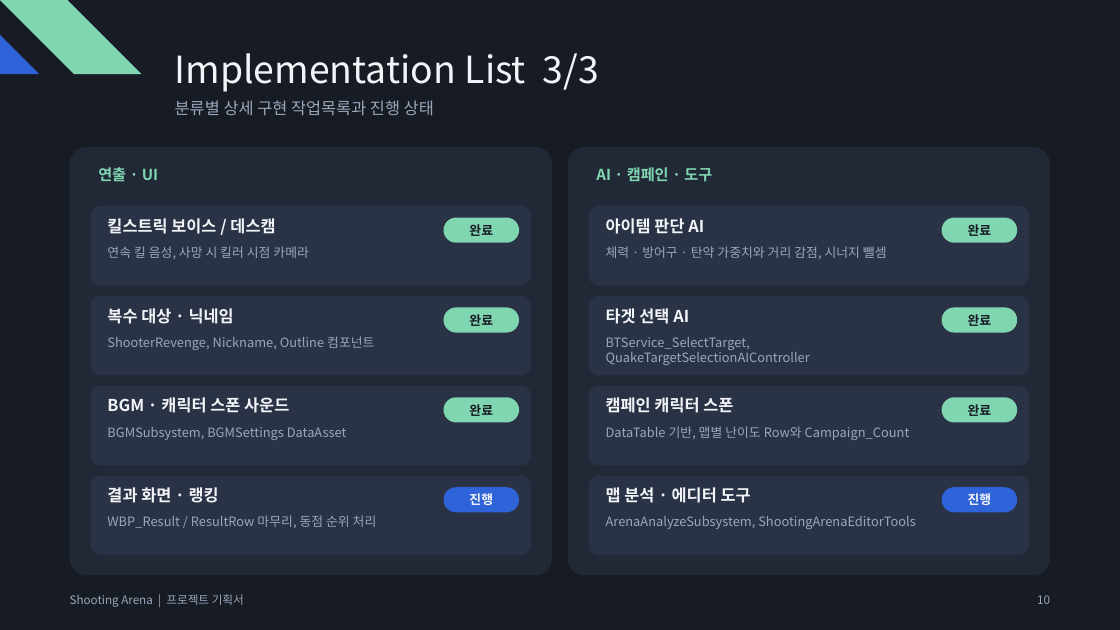
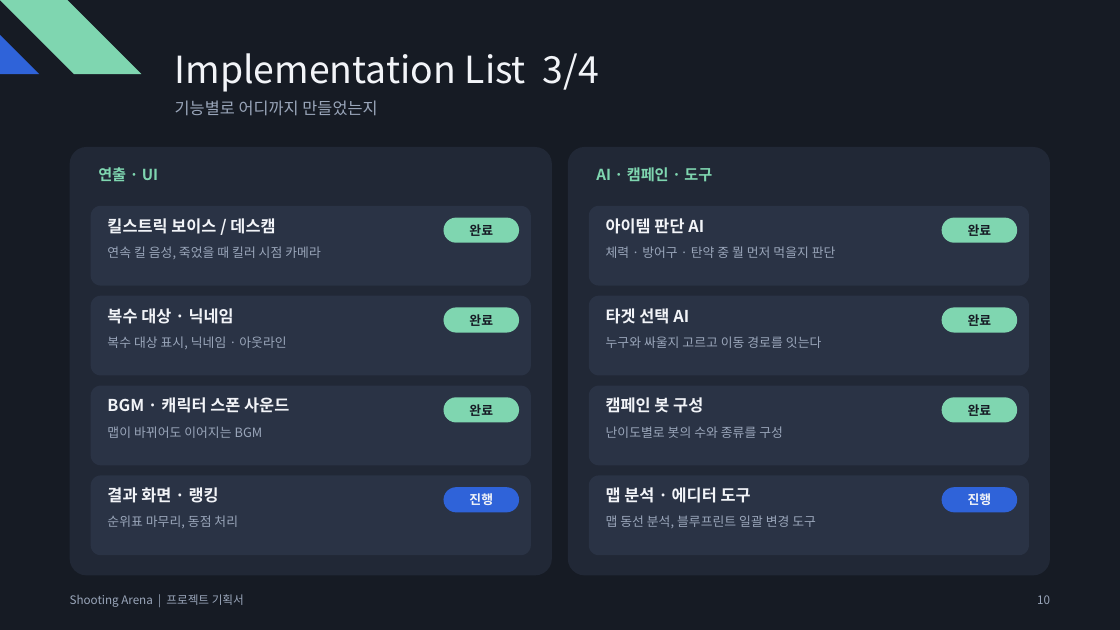
Before and after one commit to Qusbell/BattleArena, a slide deck: slide 10 of Submission/ShootingArena_Project_Plan.pptx. Drawn at 1120x630 pixels with LibreOffice and Linux fonts; fonts in the diff are those of the drawing. Boxes give left, top, right and bottom in pixels: in the first picture for what was removed or moved away, otherwise in the second. Text is boxed around its words. In the diff, an @@ line names an element or a change of style, - is before the commit and + after.

```diff
--- a/Submission/ShootingArena_Project_Plan.pptx
+++ b/Submission/ShootingArena_Project_Plan.pptx
@@ text at (175,53,599,92): text changed @@
-Implementation List 3/3
+Implementation List 3/4
@@ text at (175,100,377,116): text changed @@
-분류별 상세 구현 작업목록과 진행 상태
+기능별로 어디까지 만들었는지
@@ text at (107,246,321,259): text changed @@
-연속 킬 음성, 사망 시 킬러 시점 카메라
+연속 킬 음성, 죽었을 때 킬러 시점 카메라
@@ text at (606,246,836,258): text changed @@
-체력 · 방어구 · 탄약 가중치와 거리 감점, 시너지 뺄셈
+체력 · 방어구 · 탄약 중 뭘 먼저 먹을지 판단
@@ text at (107,336,286,349): text changed @@
-ShooterRevenge, Nickname, Outline 컴포넌트
+복수 대상 표시, 닉네임 · 아웃라인
@@ text at (606,336,822,348): text changed @@
-BTService_SelectTarget, QuakeTargetSelectionAIController
+누구와 싸울지 고르고 이동 경로를 잇는다
@@ text at (606,397,703,413): text changed @@
-캠페인 캐릭터 스폰
+캠페인 봇 구성
@@ text at (107,426,263,438): text changed @@
-BGMSubsystem, BGMSettings DataAsset
+맵이 바뀌어도 이어지는 BGM
@@ text at (606,426,783,438): text changed @@
-DataTable 기반, 맵별 난이도 Row와 Campaign_Count
+난이도별로 봇의 수와 종류를 구성
@@ text at (107,515,238,528): text changed @@
-WBP_Result / ResultRow 마무리, 동점 순위 처리
+순위표 마무리, 동점 처리
@@ text at (606,515,816,528): text changed @@
-ArenaAnalyzeSubsystem, ShootingArenaEditorTools
+맵 동선 분석, 블루프린트 일괄 변경 도구
```
Also in this commit, not shown: 14 other slides changed, 13 slides added, 3 slides removed.
